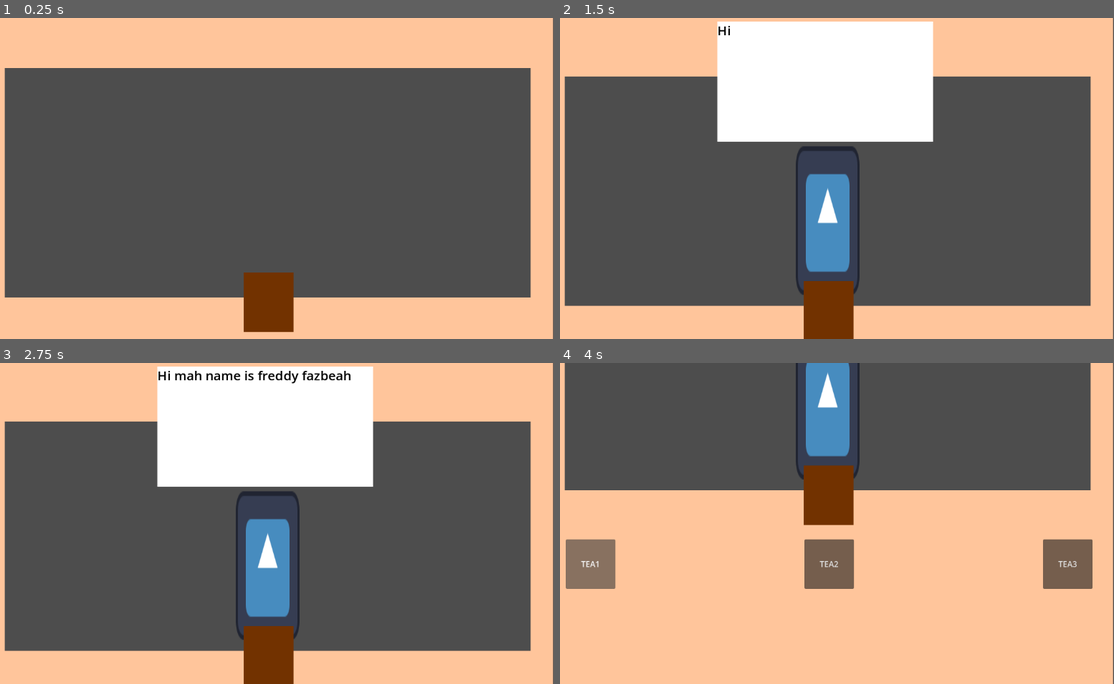
Above: before the commit, frames 1-4 (two rows, left to right).
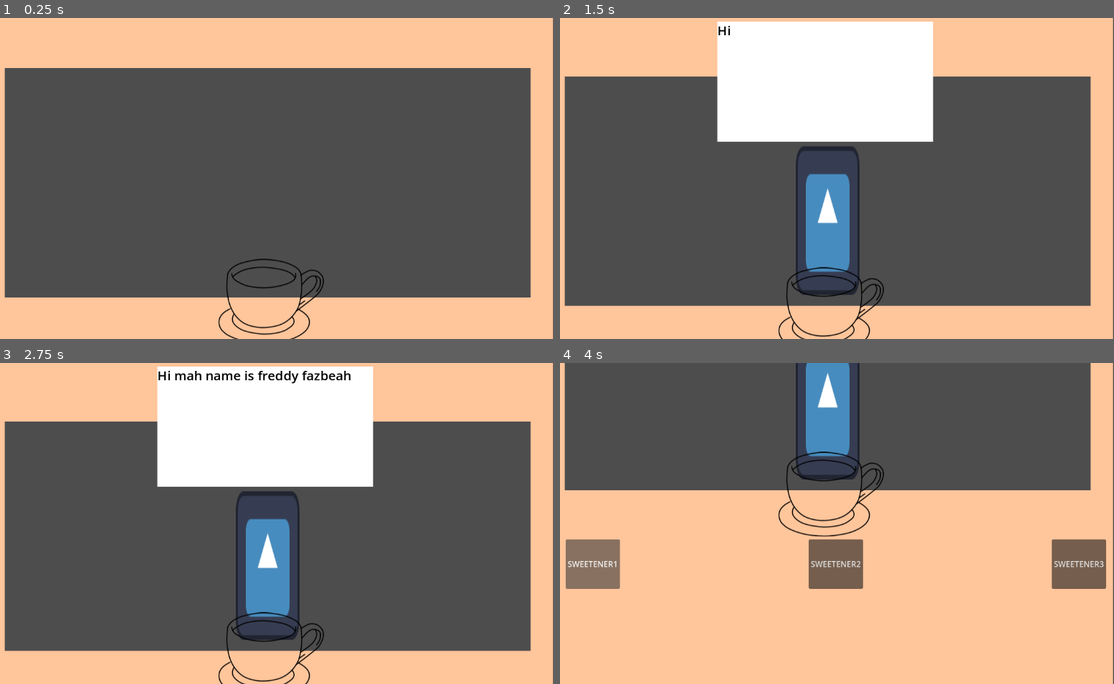
Above: after the commit, the same moments.

Repository: Kosm0-o/cozyfalljamgameteateatea
Game: Godot game, scene res://scenes/game.tscn
Same seed, same stepped clock (60 frames per second), same inputs: the game is played once before the commit and once after it. This scene is started directly instead of the project's main scene. The engine's default icon, where the game draws it, is replaced by a stand-in: a white triangle on a blue panel in a dark square.
Inputs (mouse positions are in pixels of both pictures, inside the frame that each line leads up to; where the layout moved, square brackets give the same spot in the first picture):
- Up to frame 1 (0.25 s): no input
- Up to frame 2 (1.5 s): click (831, 306) [831, 310] at 0.5 s; click (831, 306) [831, 310] at 1.25 s
- Up to frame 3 (2.75 s): click (271, 651) [271, 655] at 2 s
- Up to frame 4 (4 s): tap Enter at 2.75 s; click (593, 565) at 3.5 s, where only the run before the commit has a clickable "TEA1"

The runs differ from the first frame. In frame 1, 2.2% of the frame differs, in the area x 39-59%, y 75-100%; in frame 2, 2.0%; in frame 3, 2.0%; in frame 4, 3.7%, in the area x 1-99%, y 27-71%.

Commit message:
ingredient types

Diff:
--- a/cozy-fall-tea-stand-game/scenes/game.tscn
+++ b/cozy-fall-tea-stand-game/scenes/game.tscn
@@ -1,6 +1,7 @@
-[gd_scene load_steps=4 format=3 uid="uid://bbo84361glmlt"]
+[gd_scene load_steps=5 format=3 uid="uid://bbo84361glmlt"]
 
 [ext_resource type="Script" uid="uid://kwsg16jkuwcx" path="res://scripts/gamemanager.gd" id="1_yqjtg"]
+[ext_resource type="Texture2D" uid="uid://cvoy0gfdevwre" path="res://assets/Coffee Cup.svg" id="2_lbhrr"]
 [ext_resource type="Script" uid="uid://clfbx4fv72lm2" path="res://scripts/teacup.gd" id="2_lnu2h"]
 [ext_resource type="PackedScene" uid="uid://ckwdyc5jnbkj4" path="res://scenes/ingredientsbtn.tscn" id="2_yqjtg"]
 
@@ -49,19 +50,15 @@
 offset_bottom = 979.0
 color = Color(1, 0.773009, 0.607674, 1)
 
-[node name="teacup" type="ColorRect" parent="maincontrol"]
-layout_mode = 0
-offset_left = 528.0
-offset_top = 531.0
-offset_right = 628.0
-offset_bottom = 651.0
-mouse_filter = 2
-color = Color(0.446269, 0.194726, 9.62615e-08, 1)
+[node name="teacup" type="Sprite2D" parent="maincontrol"]
+position = Vector2(583, 589)
+texture = ExtResource("2_lbhrr")
 
 [node name="btn" type="Button" parent="maincontrol/teacup"]
-layout_mode = 0
-offset_right = 104.0
-offset_bottom = 121.0
+offset_left = -104.0
+offset_top = -90.0
+offset_right = 111.0
+offset_bottom = 80.0
 focus_mode = 0
 flat = true
 script = ExtResource("2_lnu2h")
@@ -87,10 +84,8 @@
 
 [node name="btn2" parent="maincontrol/ingredients/org" instance=ExtResource("2_yqjtg")]
 layout_mode = 2
-type = 2
 
 [node name="btn3" parent="maincontrol/ingredients/org" instance=ExtResource("2_yqjtg")]
 layout_mode = 2
-type = 3
 
 [connection signal="pressed" from="maincontrol/teacup/btn" to="maincontrol/teacup/btn" method="_on_pressed"]
--- a/cozy-fall-tea-stand-game/scenes/ingredientsbtn.tscn
+++ b/cozy-fall-tea-stand-game/scenes/ingredientsbtn.tscn
@@ -6,6 +6,5 @@
 custom_minimum_size = Vector2(100, 100)
 focus_mode = 0
 script = ExtResource("1_7kqrq")
-type = 1
 
 [connection signal="pressed" from="." to="." method="_on_pressed"]
--- a/cozy-fall-tea-stand-game/scripts/global.gd
+++ b/cozy-fall-tea-stand-game/scripts/global.gd
@@ -4,7 +4,17 @@
 	NONE,
 	TEA1,
 	TEA2,
-	TEA3
+	TEA3,
+	SWEETENER1,
+	SWEETENER2,
+	SWEETENER3
+}
+
+enum TYPES {
+	TEA,
+	SWEETENER,
+	EXTRA
 }
 
 var current_ingredient : INGREDIENTS = INGREDIENTS.NONE
+var current_type : TYPES = TYPES.SWEETENER
--- a/cozy-fall-tea-stand-game/scripts/ingredientbtn.gd
+++ b/cozy-fall-tea-stand-game/scripts/ingredientbtn.gd
@@ -1,10 +1,38 @@
 extends Button
 
-@export var type = global.INGREDIENTS.NONE
+var type = global.INGREDIENTS.NONE
 
 
 func _ready() -> void:
-	text = global.INGREDIENTS.keys()[type]
+	match global.current_type:
+		global.TYPES.TEA:
+			set_type([
+				global.INGREDIENTS.TEA1,
+				global.INGREDIENTS.TEA2,
+				global.INGREDIENTS.TEA3
+			])
+		global.TYPES.SWEETENER:
+			set_type([
+				global.INGREDIENTS.SWEETENER1,
+				global.INGREDIENTS.SWEETENER2,
+				global.INGREDIENTS.SWEETENER3
+			])
+		global.TYPES.EXTRA:
+			set_type([
+				global.INGREDIENTS.TEA1,
+				global.INGREDIENTS.TEA2,
+				global.INGREDIENTS.TEA3
+			])
 
 func _on_pressed() -> void:
 	global.current_ingredient = type
+
+func set_type(ingredients_of_type : Array):
+	if "3" in name:
+		type = ingredients_of_type[2]
+	elif "2" in name:
+		type = ingredients_of_type[1]
+	else:
+		type = ingredients_of_type[0]
+
+	text = global.INGREDIENTS.keys()[type]
--- a/cozy-fall-tea-stand-game/scripts/teacup.gd
+++ b/cozy-fall-tea-stand-game/scripts/teacup.gd
@@ -5,6 +5,7 @@
 ]
 
 func _on_pressed() -> void:
+	if global.current_ingredient == global.INGREDIENTS.NONE: return
 	ingredients.append(global.current_ingredient)
 	global.current_ingredient = global.INGREDIENTS.NONE
 	print(ingredients)
